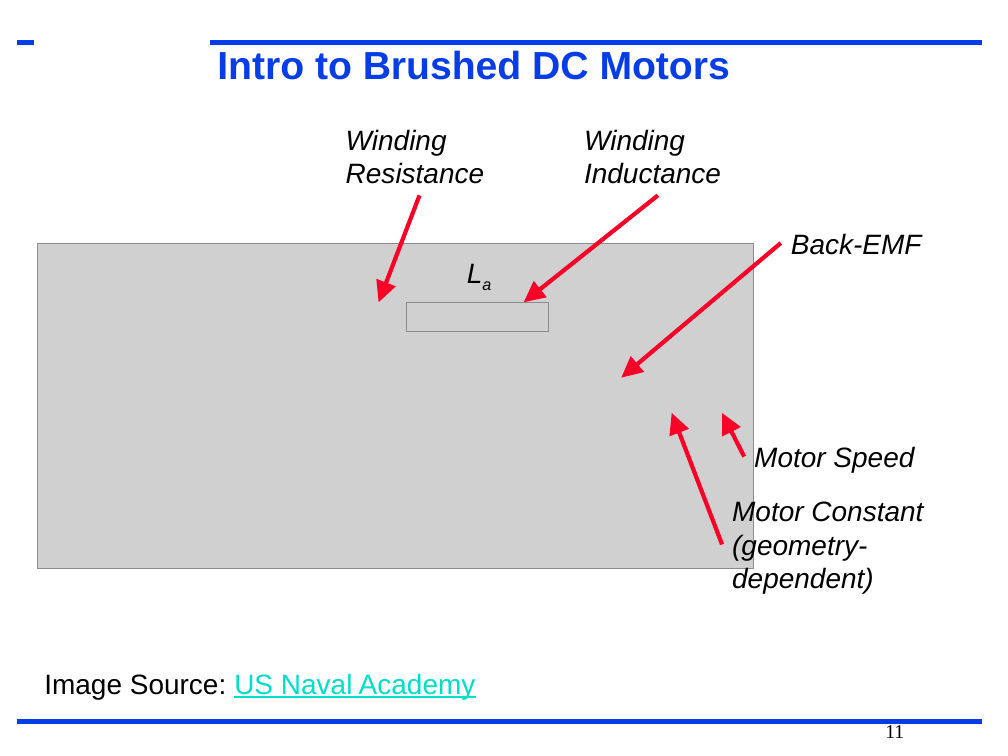
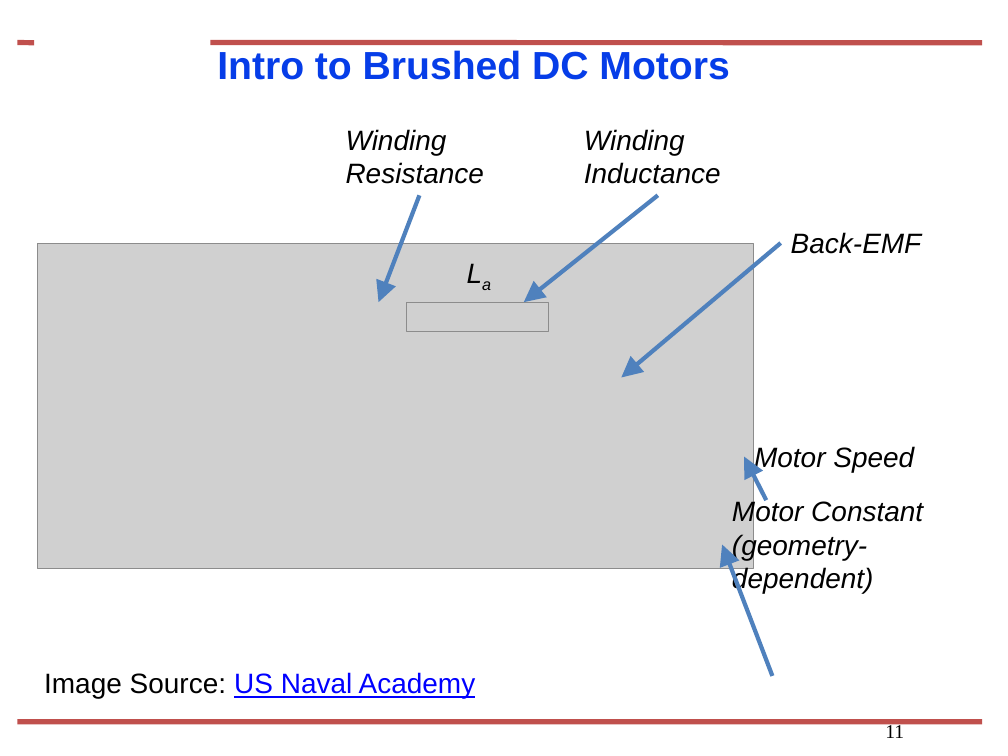
Before and after one commit to nkr2vr/ECE3430-Instructional-Material, a slide deck: slide 11 of Motor Control/MotorControlSlides.pptx. Drawn at 1008x756 pixels with LibreOffice and Linux fonts; fonts in the diff are those of the drawing; grey boxes stand for pictures; background and template pictures are left out. Boxes give left, top, right and bottom in pixels: in the first picture for what was removed or moved away, otherwise in the second. Text is boxed around its words. In the diff, an @@ line names an element or a change of style, - is before the commit and + after.

Commit message:
modified slides

```diff
--- a/Motor Control/MotorControlSlides.pptx
+++ b/Motor Control/MotorControlSlides.pptx
@@ line removed from (17, 42) to (34, 42) @@
@@ freeform shape added at bbox=[17, 42, 34, 42], outline #C0504D 3.74 pt @@
@@ line removed from (210, 42) to (983, 42) @@
@@ freeform shape added at bbox=[210, 42, 983, 42], outline #C0504D 3.74 pt @@
@@ arrow removed from (420, 195) to (379, 302) @@
@@ freeform shape added at bbox=[379, 195, 420, 302], outline #4F81BD 3 pt @@
@@ arrow removed from (659, 195) to (524, 302) @@
@@ freeform shape added at bbox=[524, 195, 658, 302], outline #4F81BD 3 pt @@
@@ arrow removed from (781, 244) to (621, 378) @@
@@ freeform shape added at bbox=[621, 244, 780, 379], outline #4F81BD 3 pt @@
@@ arrow removed from (722, 545) to (672, 414) @@
@@ arrow removed from (744, 457) to (722, 414) @@
@@ freeform shape added at bbox=[744, 457, 766, 500], outline #4F81BD 3 pt @@
@@ freeform shape added at bbox=[722, 545, 772, 677], outline #4F81BD 3 pt @@
@@ text "Image Source: US Naval Academy" at bbox=[44, 672, 476, 699]: text colour #00DFCA to #0000FF in "US Naval Academy" @@
@@ line removed from (17, 722) to (983, 722) @@
@@ freeform shape added at bbox=[17, 722, 982, 722], outline #C0504D 3.74 pt @@
```
Also in this commit, not shown: 18 other slides changed.
